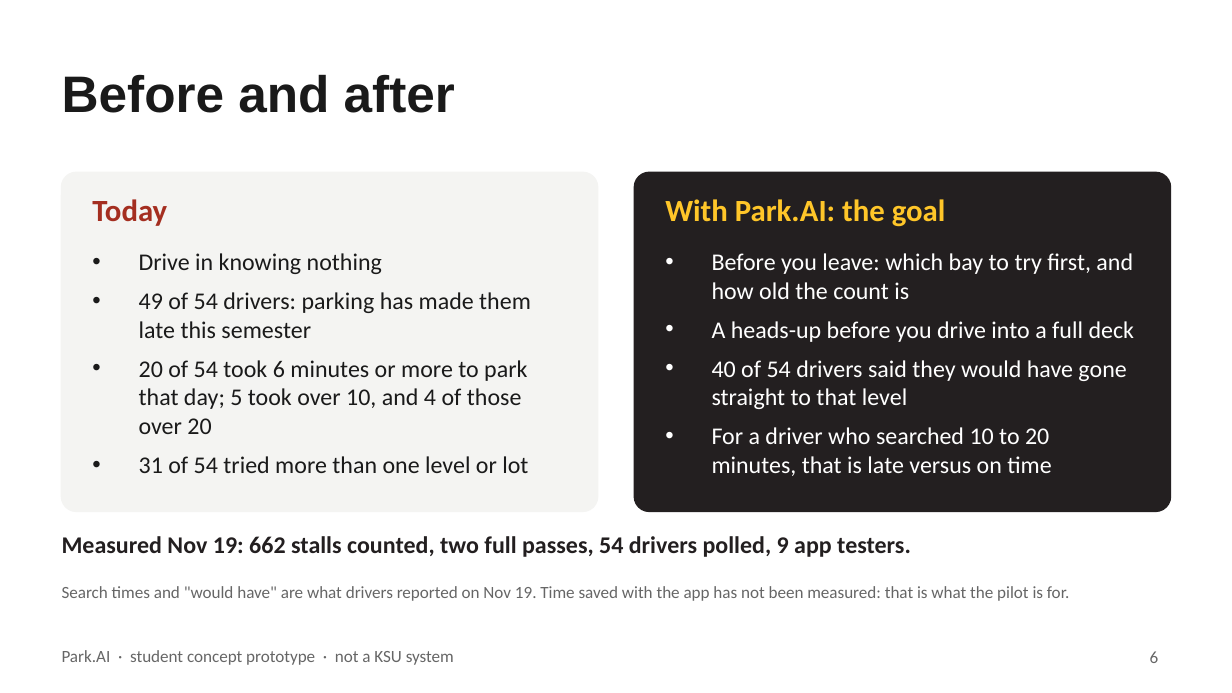
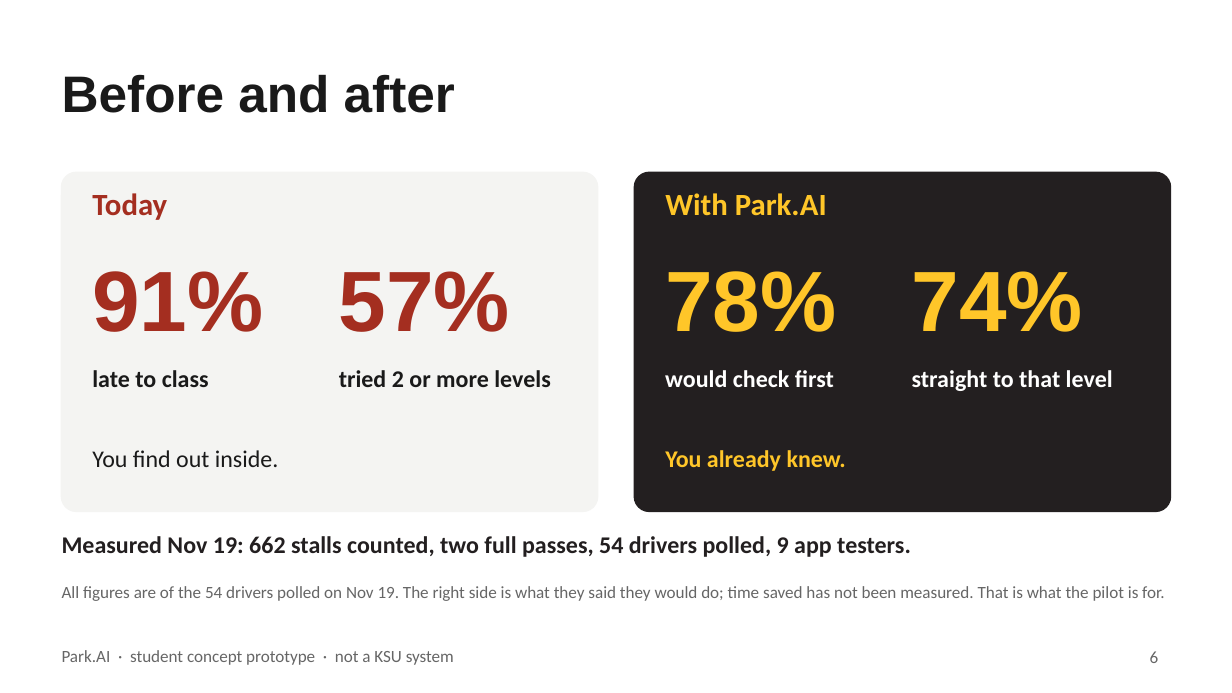
Before and after one commit to boots59/park.ai, a slide deck: slide 6 of submission/Park-AI-pitch.pptx. Drawn at 1232x693 pixels with LibreOffice and Linux fonts; fonts in the diff are those of the drawing. Boxes give left, top, right and bottom in pixels: in the first picture for what was removed or moved away, otherwise in the second. Text is boxed around its words. In the diff, an @@ line names an element or a change of style, - is before the commit and + after.

```diff
--- a/submission/Park-AI-pitch.pptx
+++ b/submission/Park-AI-pitch.pptx
@@ text "Today": place and size @@
-text "Today" at box(92, 199, 167, 226)
+text "Today" at box(92, 193, 167, 220)
@@ text at box(665, 193, 827, 216): text changed @@
-With Park.AI: the goal
+With Park.AI
@@ text removed at box(139, 253, 531, 473) @@
-• Drive in knowing nothing
-• 49 of 54 drivers: parking has made them late this semester
-• 20 of 54 took 6 minutes or more to park that day; 5 took over 10, and 4 of those over 20
-• 31 of 54 tried more than one level or lot
@@ text removed at box(712, 253, 1135, 476) @@
-• Before you leave: which bay to try first, and how old the count is
-• A heads-up before you drive into a full deck
-• 40 of 54 drivers said they would have gone straight to that level
-• For a driver who searched 10 to 20 minutes, that is late versus on time
@@ text added at box(92, 271, 263, 332), 50 pt, text #A42E20, bold @@
+91%
@@ text added at box(339, 271, 510, 332), 50 pt, text #A42E20, bold @@
+57%
@@ text added at box(665, 271, 836, 332), 50 pt, text #FFC629, bold @@
+78%
@@ text added at box(912, 271, 1083, 332), 50 pt, text #FFC629, bold @@
+74%
@@ text added at box(92, 370, 209, 387), 14 pt, text #1A1A1A, bold @@
+late to class
@@ text added at box(339, 370, 551, 387), 14 pt, text #1A1A1A, bold @@
+tried 2 or more levels
@@ text added at box(665, 370, 834, 387), 14 pt, text #FFFFFF, bold @@
+would check first
@@ text added at box(912, 370, 1113, 391), 14 pt, text #FFFFFF, bold @@
+straight to that level
@@ text added at box(92, 450, 279, 467), 14 pt, text #1A1A1A @@
+You find out inside.
@@ text added at box(665, 450, 846, 471), 14 pt, text #FFC629, bold @@
+You already knew.
@@ text at box(62, 586, 1164, 601): text changed @@
-Search times and "would have" are what drivers reported on Nov 19. Time saved with the app has not been measured: that is what the pilot is for.
+All figures are of the 54 drivers polled on Nov 19. The right side is what they said they would do; time saved has not been measured. That is what the pilot is for.
```
Also in this commit, not shown: 3 other slides changed, 2 slides added, 1 slide removed, 4 other files.
